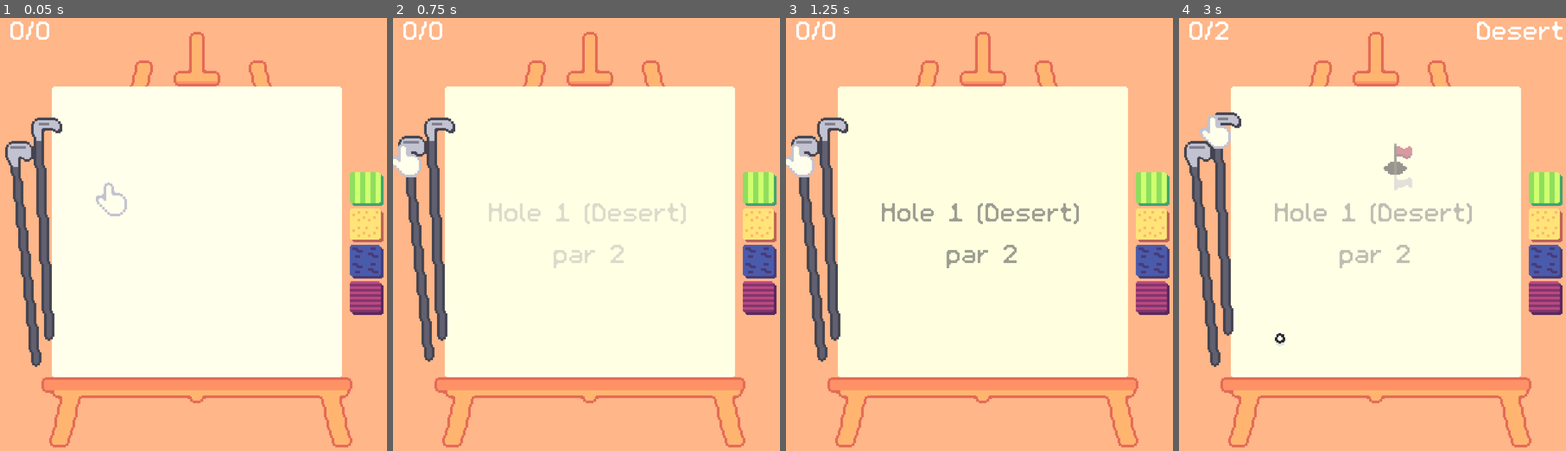
Above: before the commit, frames 1-4 (left to right).
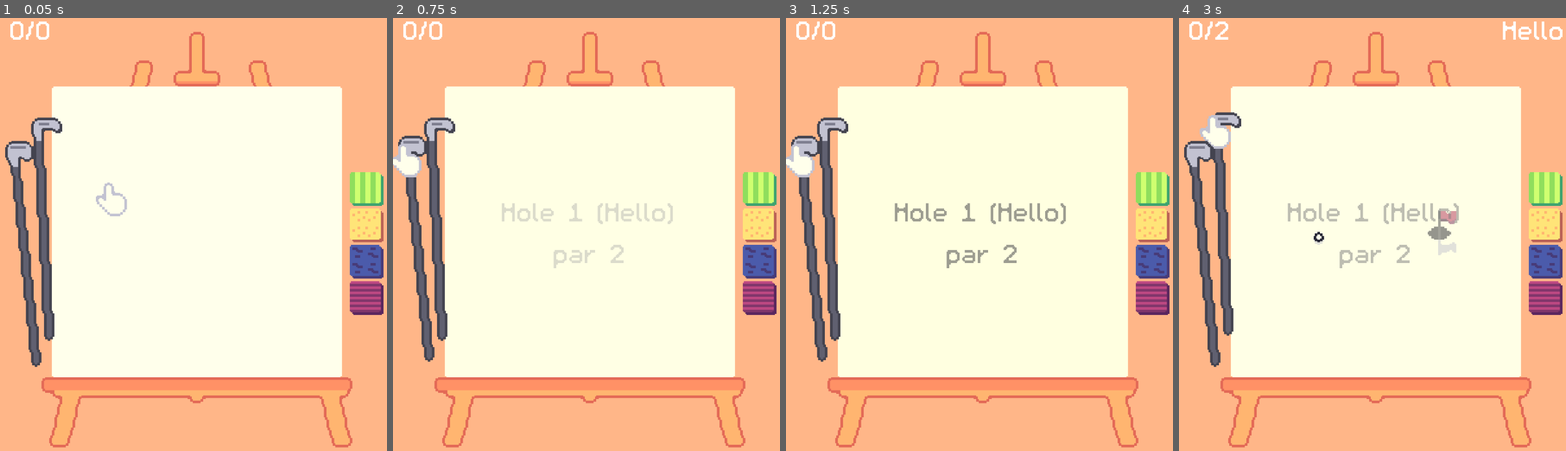
Above: after the commit, the same moments.

Repository: Pojemnik/golfech
Game: Godot game, scene res://scenes/main.tscn
Two runs of this game, one before a commit and one after it. Both use one fixed random seed, a clock stepped at 60 frames per second and the inputs below.
Inputs (mouse positions are in pixels of both pictures, inside the frame that each line leads up to):
- Up to frame 1 (0.05 s): no input
- Up to frame 2 (0.75 s): click (420, 251) at 0.5 s
- Up to frame 3 (1.25 s): no input
- Up to frame 4 (3 s): click (1225, 221) at 1.25 s; click (1206, 251) at 2 s; click (1225, 221) at 2.75 s

Frame 1 is identical in both runs. In frame 2, 0.8% of the frame differs, in the area x 24-76%, y 42-48%; in frame 3, 1.0%; in frame 4, 2.1%, in the area x 24-100%, y 0-76%.

Commit message:
Stop level reload after not reaching par

Diff:
--- a/scenes/main.tscn
+++ b/scenes/main.tscn
@@ -153,7 +153,7 @@
 size = Vector2i(112, 112)
 render_target_update_mode = 4
 script = ExtResource("2_h2yge")
-levels = Array[ExtResource("3_tbgi4")]([ExtResource("17_tel4y"), ExtResource("6_og1vs"), ExtResource("7_2wyq8"), ExtResource("6_85g3d"), ExtResource("15_yq6so"), ExtResource("6_vxglm"), ExtResource("18_qkpxi"), ExtResource("6_2f3dj"), ExtResource("5_tipki"), ExtResource( …(159 unchanged characters)…
+levels = Array[ExtResource("3_tbgi4")]([ExtResource("6_og1vs"), ExtResource("7_2wyq8"), ExtResource("6_85g3d"), ExtResource("15_yq6so"), ExtResource("6_vxglm"), ExtResource("18_qkpxi"), ExtResource("6_2f3dj"), ExtResource("17_tel4y"), ExtResource("5_tipki"), ExtResource( …(159 unchanged characters)…
 
 [node name="ColorRect" type="ColorRect" parent="SubViewportContainer/SubViewport"]
 offset_right = 112.0
--- a/scripts/level_loader.gd
+++ b/scripts/level_loader.gd
@@ -8,8 +8,9 @@
 
 
 func _ready() -> void:
-	GameManager.level_finished.connect(func(): clear_level(true));
-	GameManager.flag_reached_without_finish.connect(func(): clear_level(false));
+	GameManager.level_finished.connect(clear_level);
+	GameManager.reached_move_max.connect(set_reset_text);
+	GameManager.restarted_level.connect(set_top_level_title);
 	if !level:
 		load_level(0);
 
@@ -26,7 +27,8 @@
 		$LevelComplete.show_with_text("Hole %d (%s)\npar %d" % [level_idx + 1, levels[level_idx].name, levels[level_idx].hit_count])
 	await $LevelComplete.tween_end;
 	$LevelComplete.fade_out(true, true);
-	$"../../UiViewport/SubViewport/Control/LevelTitle".text = levels[level_idx].name;
+	current_level_idx = level_idx;
+	set_top_level_title();
 	if (level_idx >= levels.size()):
 		print("Game finished");
 		return;
@@ -34,28 +36,30 @@
 	print("Load level ", levels[level_idx].scene.resource_path);
 	$LevelParent.call_deferred("add_child", instance);
 	level = instance;
-	current_level_idx = level_idx;
 	GameManager.call_level_start(levels[level_idx].hit_count);
 
 
-func clear_level(level_complete: bool):
-	$LevelComplete.show_with_text(get_level_end_message(level_complete));
+func clear_level():
+	$LevelComplete.show_with_text(get_level_end_message());
 	await $LevelComplete.tween_end;
 	$LevelComplete.fade_out(true, false);
 	await $LevelComplete.tween_end;
 	if level:
 		level.queue_free();
 		level = null;
-	if level_complete:
 		next_level();
-	else:
-		load_level(current_level_idx);
 
 
-func get_level_end_message(level_complete: bool):
-	if level_complete:
-		if GameManager.current_hit_count < 1:
-			return "Hole complete\nHole in one!"
-		else:
-			return "Hole complete";
-	return "Reach par to complete hole";
+func get_level_end_message():
+	if GameManager.current_hit_count < 1:
+		return "Hole complete\nHole in one!"
+	else:
+		return "Hole complete";
+
+
+func set_reset_text():
+	$"../../UiViewport/SubViewport/Control/LevelTitle".text = "R to reset";
+
+
+func set_top_level_title():
+	$"../../UiViewport/SubViewport/Control/LevelTitle".text = levels[current_level_idx].name;
